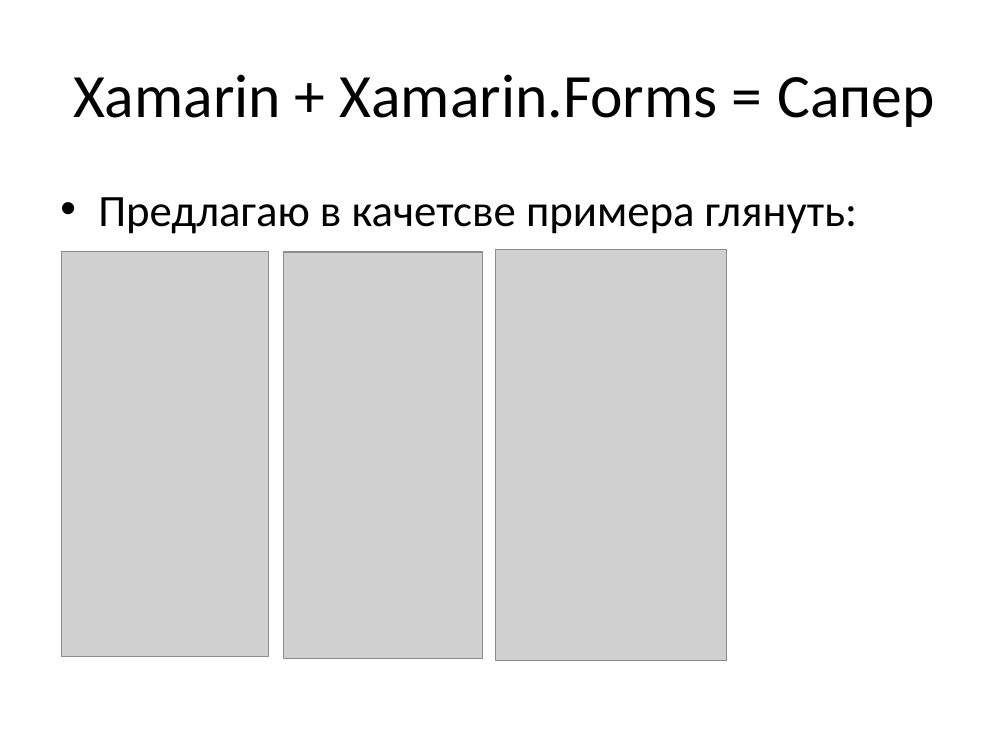
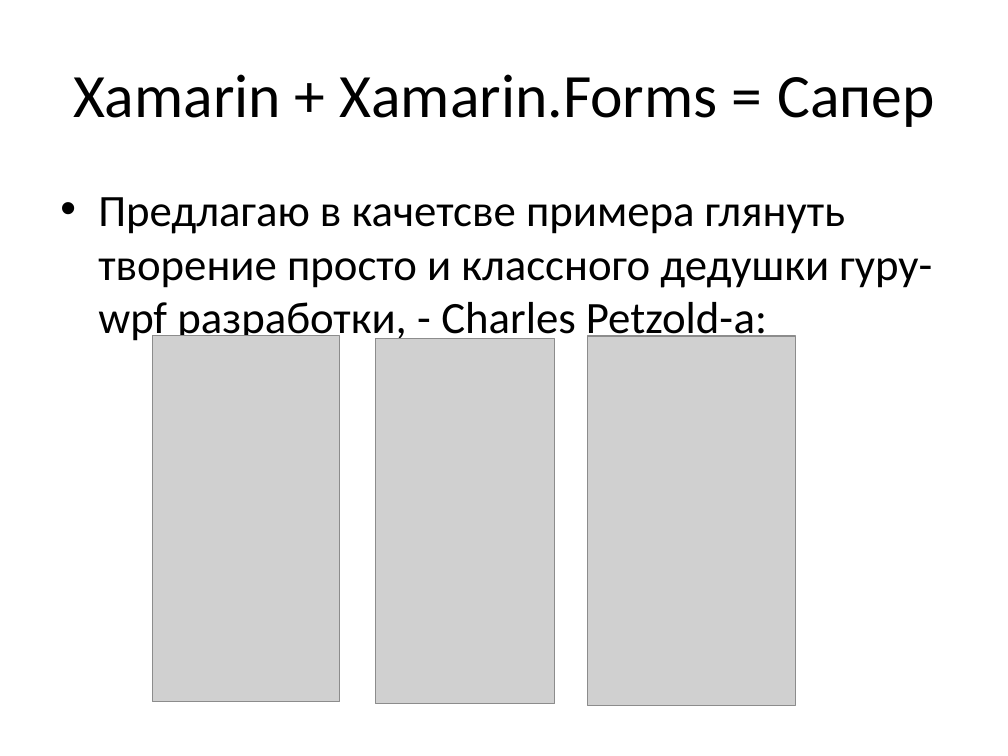
Before and after one commit to aBaTaPbl4/Xamarin, a slide deck: slide 10 of Presentation/Xamarin.pptx. Drawn at 1008x756 pixels with LibreOffice and Linux fonts; fonts in the diff are those of the drawing; grey boxes stand for pictures. Boxes give left, top, right and bottom in pixels: in the first picture for what was removed or moved away, otherwise in the second. Text is boxed around its words. In the diff, an @@ line names an element or a change of style, - is before the commit and + after.

Commit message:
abc

```diff
--- a/Presentation/Xamarin.pptx
+++ b/Presentation/Xamarin.pptx
@@ text at (98, 197, 932, 345): text changed @@
-• Предлагаю в качетсве примера глянуть:
+• Предлагаю в качетсве примера глянуть творение просто и классного дедушки гуру-wpf разработки, - Charles Petzold-а:
@@ picture: place and size @@
-picture at (61, 252, 269, 656)
+picture at (152, 336, 340, 702)
@@ picture: place and size @@
-picture at (283, 252, 483, 658)
+picture at (375, 339, 554, 704)
@@ picture: place and size @@
-picture at (496, 249, 727, 660)
+picture at (588, 336, 795, 706)
```
